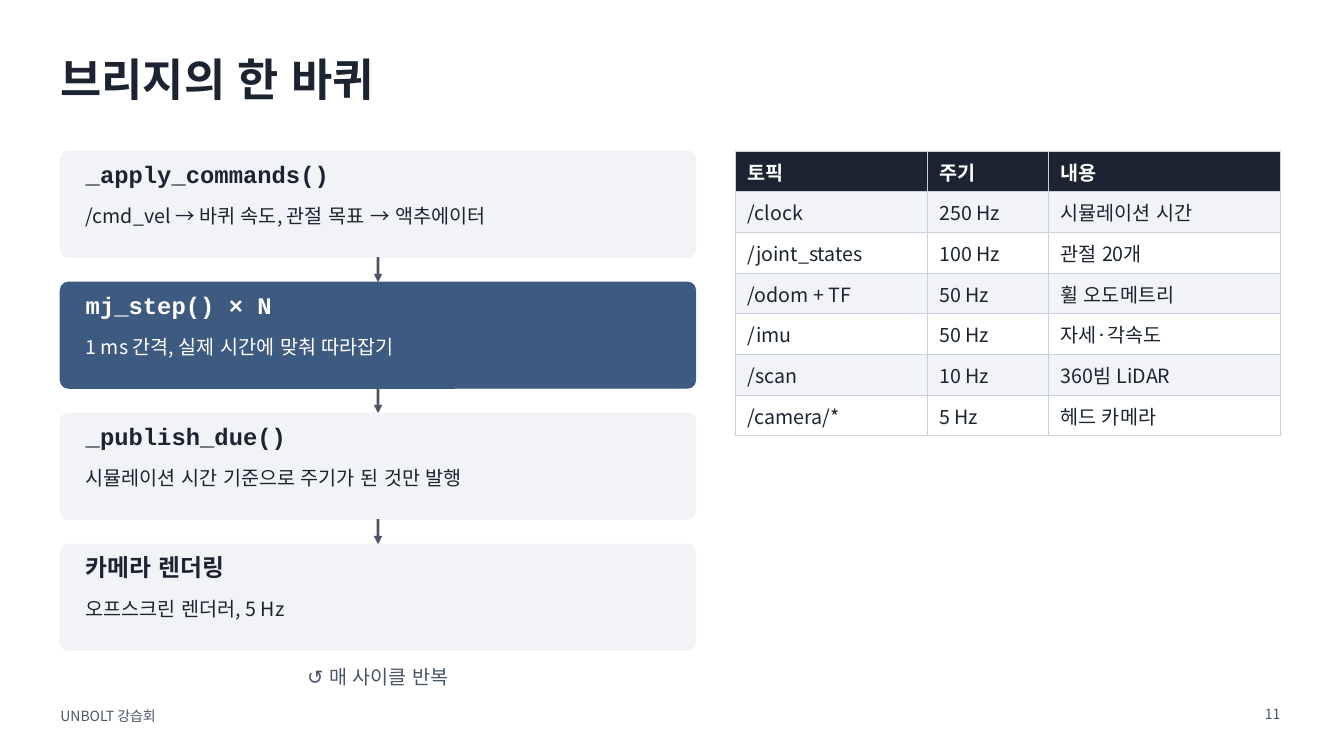
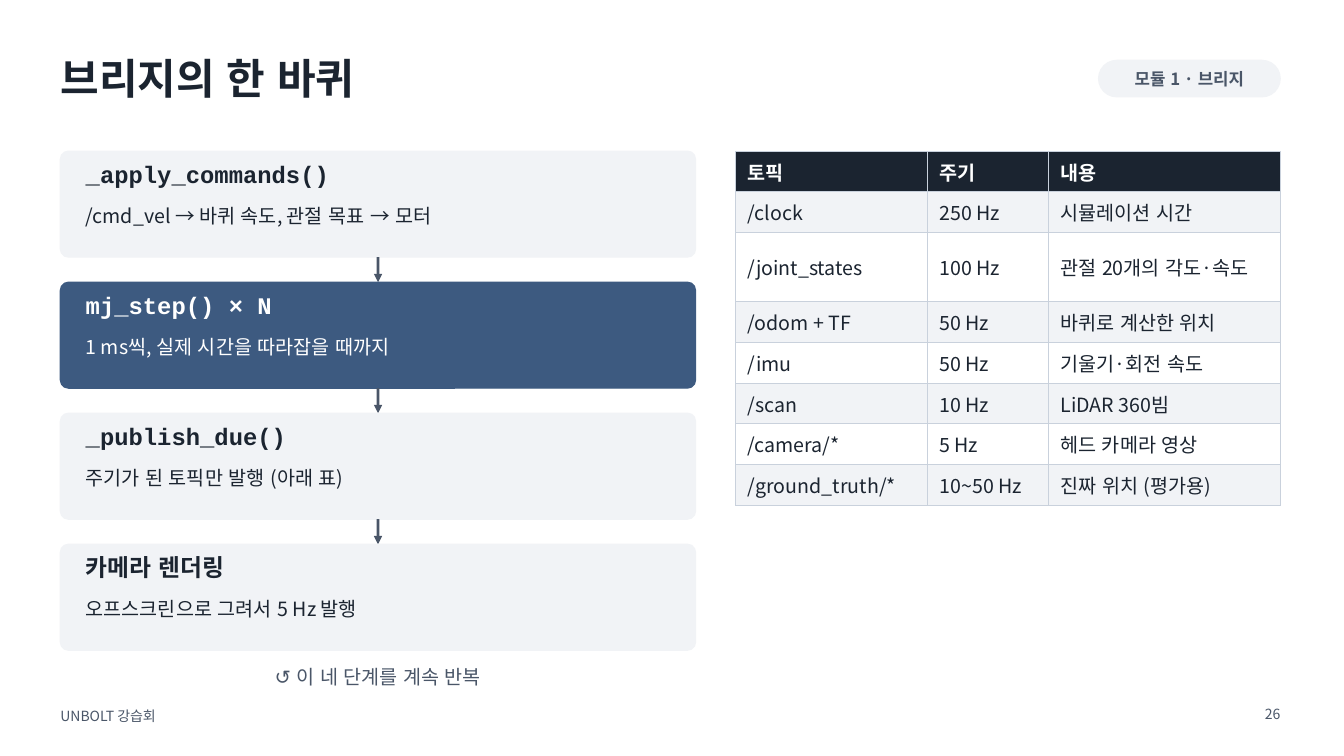
Before and after one commit to sejiny3/AIRLAB, a slide deck: slide 26 of workshop/slides/UNBOLT_workshop.pptx (slide 11 before the commit). Drawn at 1344x756 pixels with LibreOffice and Linux fonts; fonts in the diff are those of the drawing. Boxes give left, top, right and bottom in pixels: in the first picture for what was removed or moved away, otherwise in the second. Text is boxed around its words. In the diff, an @@ line names an element or a change of style, - is before the commit and + after.

```diff
--- a/workshop/slides/UNBOLT_workshop.pptx
+++ b/workshop/slides/UNBOLT_workshop.pptx
@@ title "브리지의 한 바퀴" at bbox=[60, 58, 354, 98]: size 32 to 30 pt @@
@@ rounded rectangle added at bbox=[1099, 60, 1280, 97], fill #F1F3F6, outline #F1F3F6 1 pt @@
@@ text added at bbox=[1135, 71, 1244, 87], 12 pt, text #4A5668, bold @@
+모듈 1 · 브리지
@@ table at bbox=[736, 151, 1280, 502] @@
-row 3: /joint_states | 100 Hz | 관절 20개
-row 4: /odom + TF | 50 Hz | 휠 오도메트리
-row 5: /imu | 50 Hz | 자세·각속도
-row 6: /scan | 10 Hz | 360빔 LiDAR
-row 7: /camera/* | 5 Hz | 헤드 카메라
+row 3: /joint_states | 100 Hz | 관절 20개의 각도·속도
+row 4: /odom + TF | 50 Hz | 바퀴로 계산한 위치
+row 5: /imu | 50 Hz | 기울기·회전 속도
+row 6: /scan | 10 Hz | LiDAR 360빔
+row 7: /camera/* | 5 Hz | 헤드 카메라 영상
+row 8: /ground_truth/* | 10~50 Hz | 진짜 위치 (평가용)
@@ text at bbox=[86, 206, 431, 227]: text changed @@
-/cmd_vel → 바퀴 속도, 관절 목표 → 액추에이터
+/cmd_vel → 바퀴 속도, 관절 목표 → 모터
@@ text at bbox=[86, 337, 389, 358]: text changed @@
-1 ms 간격, 실제 시간에 맞춰 따라잡기
+1 ms씩, 실제 시간을 따라잡을 때까지
@@ text at bbox=[86, 468, 344, 489]: text changed @@
-시뮬레이션 시간 기준으로 주기가 된 것만 발행
+주기가 된 토픽만 발행 (아래 표)
@@ text at bbox=[86, 599, 357, 618]: text changed @@
-오프스크린 렌더러, 5 Hz
+오프스크린으로 그려서 5 Hz 발행
@@ text at bbox=[297, 668, 481, 686]: text changed @@
-↺ 매 사이클 반복
+↺ 이 네 단계를 계속 반복
@@ page number at bbox=[1265, 708, 1281, 719]: text changed @@
-11
+26
```
Also in this commit, not shown: 30 other slides changed, 96 slides added, 21 slides removed, 24 other files.
